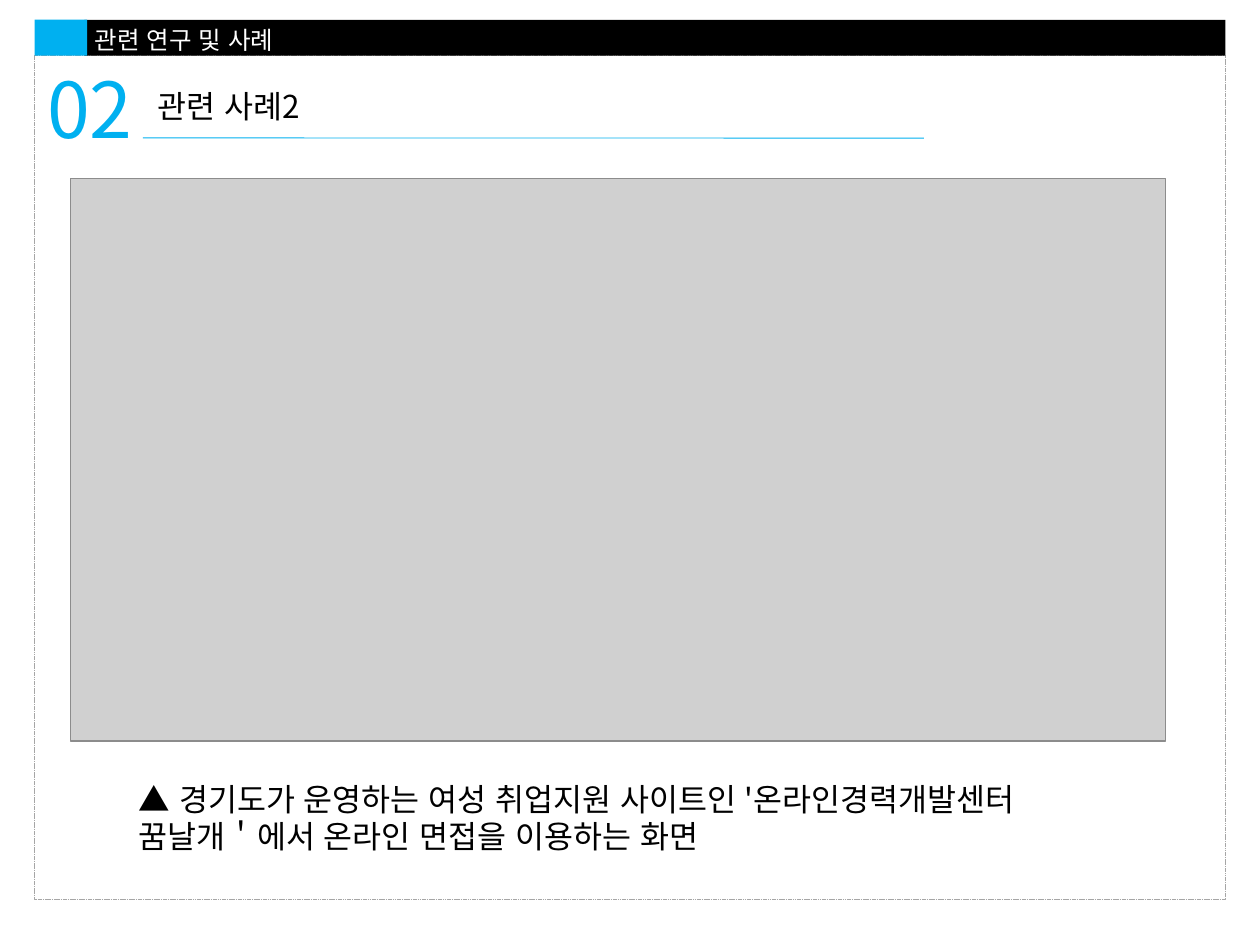
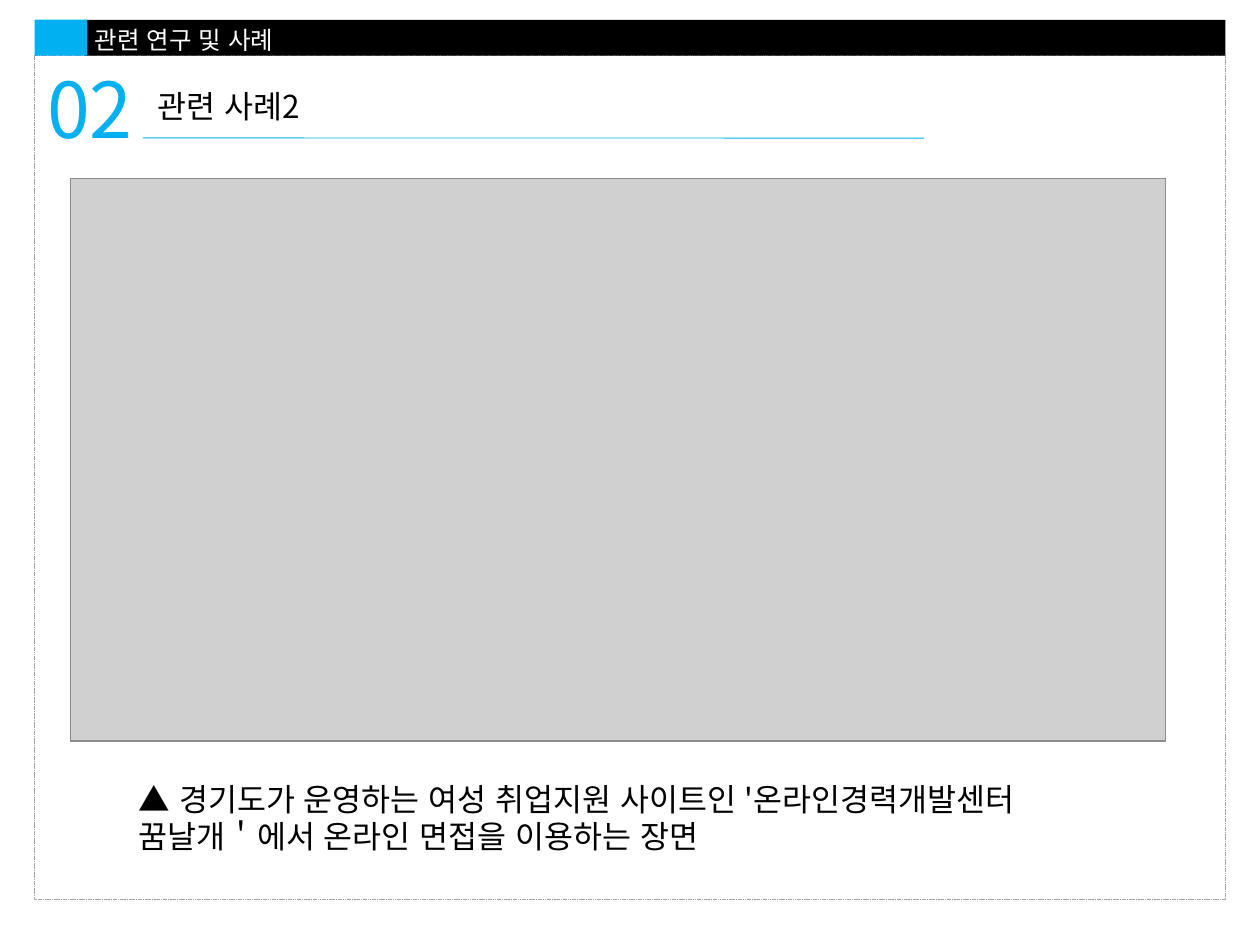
Before and after one commit to mwan91/-----------, a slide deck: slide 6 of 최종)온라인 화상 면접 웹애플리케이션.pptx. Drawn at 1260x945 pixels with LibreOffice and Linux fonts; fonts in the diff are those of the drawing; grey boxes stand for pictures. Boxes give left, top, right and bottom in pixels: in the first picture for what was removed or moved away, otherwise in the second. Text is boxed around its words. In the diff, an @@ line names an element or a change of style, - is before the commit and + after.

Commit message:
화상 면접 제안서
화상 면접 제안서

```diff
--- a/최종)온라인 화상 면접 웹애플리케이션.pptx
+++ b/최종)온라인 화상 면접 웹애플리케이션.pptx
@@ text at box(139, 785, 1015, 851): text changed @@
-▲ 경기도가 운영하는 여성 취업지원 사이트인 '온라인경력개발센터 꿈날개＇에서 온라인 면접을 이용하는 화면
+▲ 경기도가 운영하는 여성 취업지원 사이트인 '온라인경력개발센터 꿈날개＇에서 온라인 면접을 이용하는 장면
```
Also in this commit, not shown: 4 other slides changed, 1 slide removed.
